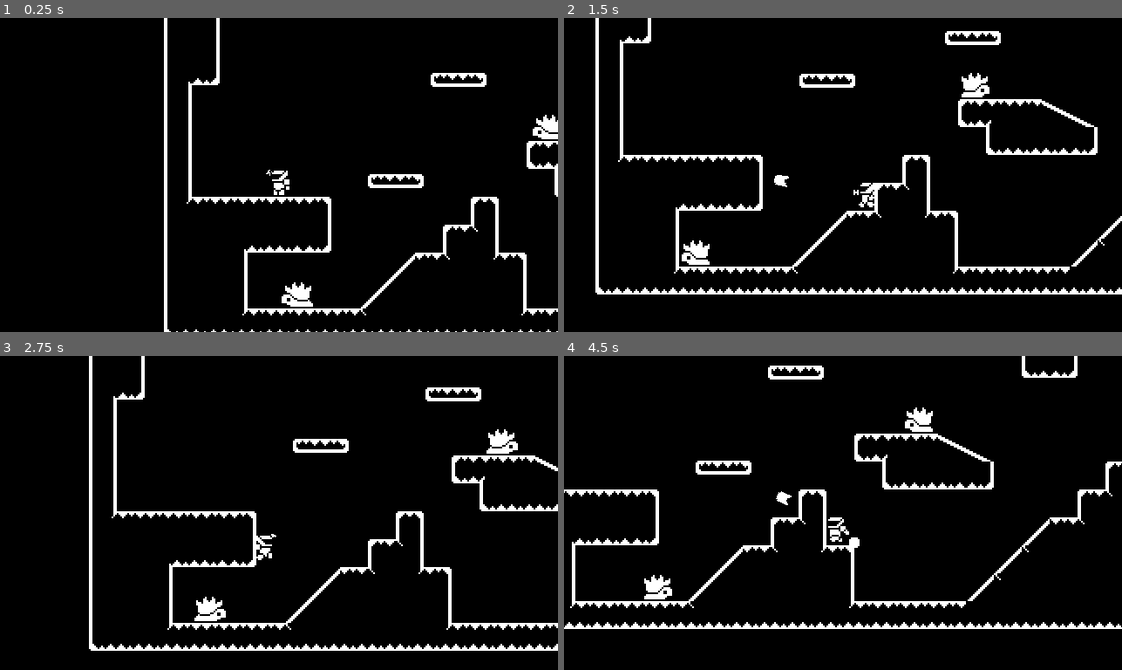
Above: before the commit, frames 1-4 (two rows, left to right).
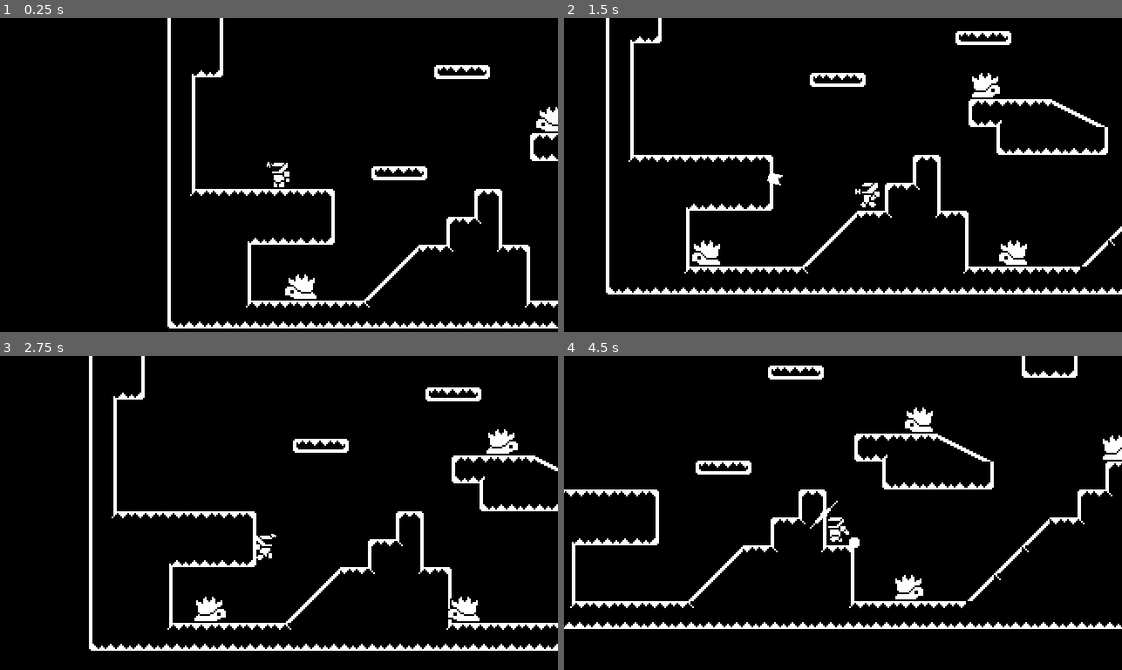
Above: after the commit, the same moments.

Repository: K750i/1-Bit-Metroidvania
Game: Godot game, scene res://src/World/World.tscn
Two runs of this game, one before a commit and one after it. Both use one fixed random seed, a clock stepped at 60 frames per second and the inputs below.
Inputs (mouse positions are in pixels of both pictures, inside the frame that each line leads up to):
- Up to frame 1 (0.25 s): no input
- Up to frame 2 (1.5 s): move the mouse to (965, 159) at 0.52 s; hold W (up) 0.53-1.28 s; hold D (right) from 0.53 s (still down); move the mouse to (731, 190) at 1.27 s; click (731, 190) at 1.35 s
- Up to frame 3 (2.75 s): tap W (up) at 1.52, 1.55, 1.82 s; move the mouse to (334, 443) at 2.02 s; release D (right) at 2.03 s; hold A (left) from 2.03 s (still down); hold W (up) from 2.03 s (still down)
- Up to frame 4 (4.5 s): move the mouse to (815, 575) at 2.77 s; release A (left) at 2.78 s; release W (up) at 2.78 s; hold D (right) 2.78-4.28 s; click (815, 575) at 2.85 s; tap W (up) at 3.02, 3.05, 3.32 s; move the mouse to (1010, 560) at 3.52 s; hold W (up) 3.53-4.28 s; move the mouse to (675, 465) at 4.27 s; hold A (left) from 4.28 s (still down); click (675, 465) at 4.35 s

The runs differ from the first frame. In frame 1, 8.2% of the frame differs, in the area x 29-100%, y 0-100%; in frame 2, 6.3%; in frame 3, 0.3%; in frame 4, 0.8%.

Commit message:
Add hitbox, hurtbox, explosion and jump effects

Diff:
--- a/project.godot
+++ b/project.godot
@@ -64,6 +64,8 @@
 
 2d_physics/layer_1="Player"
 2d_physics/layer_2="World"
+2d_physics/layer_3="PlayerHurtbox"
+2d_physics/layer_4="EnemyHurtbox"
 
 [physics]
 
--- /dev/null
+++ b/src/CollisionBoxes/Hitbox.gd
@@ -0,0 +1,10 @@
+extends Area2D
+
+const Explosion: PackedScene = preload("res://src/Effects/ExplosionEffect.tscn")
+export var damage := 1
+
+
+func _on_area_entered(hurtbox: Area2D) -> void:
+	hurtbox.emit_signal("hit", damage)
+	Utils.instance_scene_on_main(Explosion, owner.position)
+	owner.queue_free()
--- /dev/null
+++ b/src/CollisionBoxes/Hitbox.tscn
@@ -0,0 +1,12 @@
+[gd_scene load_steps=2 format=2]
+
+[ext_resource path="res://src/CollisionBoxes/Hitbox.gd" type="Script" id=1]
+
+[node name="Hitbox" type="Area2D"]
+collision_layer = 0
+collision_mask = 0
+script = ExtResource( 1 )
+
+[node name="Collider" type="CollisionShape2D" parent="."]
+
+[connection signal="area_entered" from="." to="." method="_on_area_entered"]
--- /dev/null
+++ b/src/CollisionBoxes/Hurtbox.gd
@@ -0,0 +1,4 @@
+extends Area2D
+
+# warning-ignore:unused_signal (called from hitbox)
+signal hit(damage)
--- /dev/null
+++ b/src/CollisionBoxes/Hurtbox.tscn
@@ -0,0 +1,10 @@
+[gd_scene load_steps=2 format=2]
+
+[ext_resource path="res://src/CollisionBoxes/Hurtbox.gd" type="Script" id=1]
+
+[node name="Hurtbox" type="Area2D"]
+collision_layer = 0
+collision_mask = 0
+script = ExtResource( 1 )
+
+[node name="Collider" type="CollisionShape2D" parent="."]
--- /dev/null
+++ b/src/Effects/ExplosionEffect.tscn
@@ -0,0 +1,61 @@
+[gd_scene load_steps=5 format=2]
+
+[ext_resource path="res://src/Effects/Effect.tscn" type="PackedScene" id=1]
+[ext_resource path="res://Assets/ExplosionEffect.png" type="Texture" id=2]
+
+[sub_resource type="Animation" id=1]
+length = 0.001
+tracks/0/type = "value"
+tracks/0/path = NodePath("Sprite:frame")
+tracks/0/interp = 1
+tracks/0/loop_wrap = true
+tracks/0/imported = false
+tracks/0/enabled = true
+tracks/0/keys = {
+"times": PoolRealArray( 0 ),
+"transitions": PoolRealArray( 1 ),
+"update": 0,
+"values": [ 1 ]
+}
+
+[sub_resource type="Animation" id=2]
+resource_name = "explode"
+length = 0.5
+tracks/0/type = "value"
+tracks/0/path = NodePath("Sprite:frame")
+tracks/0/interp = 1
+tracks/0/loop_wrap = true
+tracks/0/imported = false
+tracks/0/enabled = true
+tracks/0/keys = {
+"times": PoolRealArray( 0, 0.1, 0.2, 0.3, 0.4 ),
+"transitions": PoolRealArray( 1, 1, 1, 1, 1 ),
+"update": 1,
+"values": [ 0, 1, 2, 3, 4 ]
+}
+tracks/1/type = "method"
+tracks/1/path = NodePath(".")
+tracks/1/interp = 1
+tracks/1/loop_wrap = true
+tracks/1/imported = false
+tracks/1/enabled = true
+tracks/1/keys = {
+"times": PoolRealArray( 0.5 ),
+"transitions": PoolRealArray( 1 ),
+"values": [ {
+"args": [  ],
+"method": "queue_free"
+} ]
+}
+
+[node name="ExplosionEffect" instance=ExtResource( 1 )]
+
+[node name="Sprite" parent="." index="0"]
+texture = ExtResource( 2 )
+hframes = 5
+frame = 1
+
+[node name="AnimationPlayer" parent="." index="1"]
+autoplay = "explode"
+anims/RESET = SubResource( 1 )
+anims/explode = SubResource( 2 )
--- /dev/null
+++ b/src/Effects/JumpEffect.tscn
@@ -0,0 +1,62 @@
+[gd_scene load_steps=5 format=2]
+
+[ext_resource path="res://src/Effects/Effect.tscn" type="PackedScene" id=1]
+[ext_resource path="res://Assets/JumpEffect.png" type="Texture" id=2]
+
+[sub_resource type="Animation" id=1]
+length = 0.001
+tracks/0/type = "value"
+tracks/0/path = NodePath("Sprite:frame")
+tracks/0/interp = 1
+tracks/0/loop_wrap = true
+tracks/0/imported = false
+tracks/0/enabled = true
+tracks/0/keys = {
+"times": PoolRealArray( 0 ),
+"transitions": PoolRealArray( 1 ),
+"update": 0,
+"values": [ 1 ]
+}
+
+[sub_resource type="Animation" id=2]
+resource_name = "jump"
+length = 0.4
+tracks/0/type = "value"
+tracks/0/path = NodePath("Sprite:frame")
+tracks/0/interp = 1
+tracks/0/loop_wrap = true
+tracks/0/imported = false
+tracks/0/enabled = true
+tracks/0/keys = {
+"times": PoolRealArray( 0, 0.1, 0.2, 0.3 ),
+"transitions": PoolRealArray( 1, 1, 1, 1 ),
+"update": 1,
+"values": [ 0, 1, 2, 3 ]
+}
+tracks/1/type = "method"
+tracks/1/path = NodePath(".")
+tracks/1/interp = 1
+tracks/1/loop_wrap = true
+tracks/1/imported = false
+tracks/1/enabled = true
+tracks/1/keys = {
+"times": PoolRealArray( 0.4 ),
+"transitions": PoolRealArray( 1 ),
+"values": [ {
+"args": [  ],
+"method": "queue_free"
+} ]
+}
+
+[node name="JumpEffect" instance=ExtResource( 1 )]
+
+[node name="Sprite" parent="." index="0"]
+position = Vector2( 0, -8 )
+texture = ExtResource( 2 )
+hframes = 4
+frame = 1
+
+[node name="AnimationPlayer" parent="." index="1"]
+autoplay = "jump"
+anims/RESET = SubResource( 1 )
+anims/jump = SubResource( 2 )
--- a/src/Enemies/Enemy.gd
+++ b/src/Enemies/Enemy.gd
@@ -3,3 +3,7 @@
 export var MAX_SPEED := 15
 
 var motion := Vector2.ZERO
+
+
+func _on_Hurtbox_hit(damage) -> void:
+	queue_free()
--- a/src/Enemies/Enemy.tscn
+++ b/src/Enemies/Enemy.tscn
@@ -1,6 +1,7 @@
-[gd_scene load_steps=2 format=2]
+[gd_scene load_steps=3 format=2]
 
 [ext_resource path="res://src/Enemies/Enemy.gd" type="Script" id=1]
+[ext_resource path="res://src/CollisionBoxes/Hurtbox.tscn" type="PackedScene" id=2]
 
 [node name="Enemy" type="KinematicBody2D"]
 script = ExtResource( 1 )
@@ -11,3 +12,8 @@
 [node name="Collider" type="CollisionShape2D" parent="."]
 
 [node name="AnimationPlayer" type="AnimationPlayer" parent="."]
+
+[node name="Hurtbox" parent="." instance=ExtResource( 2 )]
+collision_layer = 8
+
+[connection signal="hit" from="Hurtbox" to="." method="_on_Hurtbox_hit"]
--- a/src/Enemies/WalkingEnemy.tscn
+++ b/src/Enemies/WalkingEnemy.tscn
@@ -39,6 +39,9 @@
 "update": 1,
 "values": [ 1, 0 ]
 }
+
+[sub_resource type="RectangleShape2D" id=4]
+extents = Vector2( 8, 6.5 )
 
 [node name="WalkingEnemy" instance=ExtResource( 1 )]
 collision_layer = 0
@@ -83,3 +86,9 @@
 enabled = true
 cast_to = Vector2( -6, 0 )
 collision_mask = 2
+
+[node name="Collider" parent="Hurtbox" index="0"]
+position = Vector2( 0, -7.5 )
+shape = SubResource( 4 )
+
+[editable path="Hurtbox"]
--- a/src/Player/Player.gd
+++ b/src/Player/Player.gd
@@ -1,6 +1,7 @@
 extends KinematicBody2D
 
 const DustEffect: PackedScene = preload("res://src/Effects/DustEffect.tscn")
+const JumpEffect: PackedScene = preload("res://src/Effects/JumpEffect.tscn")
 const PlayerBullet: PackedScene = preload("res://src/Player/PlayerBullet.tscn")
 
 export var FRICTION := 0.25
@@ -74,6 +75,7 @@
 func jump(input_vector: Vector2) -> void:
 	if input_vector.y < 0.0:
 		motion.y = input_vector.y * SPEED.y
+		Utils.instance_scene_on_main(JumpEffect, position)
 	if Input.is_action_just_released("up") and motion.y < 0.0:
 		motion.y = 0.0
 
--- a/src/Player/PlayerBullet.tscn
+++ b/src/Player/PlayerBullet.tscn
@@ -35,6 +35,9 @@
 "values": [ 0, 1 ]
 }
 
+[sub_resource type="RectangleShape2D" id=3]
+extents = Vector2( 3, 2 )
+
 [node name="PlayerBullet" instance=ExtResource( 2 )]
 
 [node name="Sprite" parent="." index="0"]
@@ -46,3 +49,13 @@
 autoplay = "fire"
 anims/RESET = SubResource( 1 )
 anims/fire = SubResource( 2 )
+
+[node name="Hitbox" parent="." index="3"]
+collision_mask = 10
+
+[node name="Collider" parent="Hitbox" index="0"]
+shape = SubResource( 3 )
+
+[connection signal="body_entered" from="Hitbox" to="." method="_on_Hitbox_body_entered"]
+
+[editable path="Hitbox"]
--- a/src/Player/Projectile.gd
+++ b/src/Player/Projectile.gd
@@ -1,5 +1,6 @@
 extends Node2D
 
+const Explosion: PackedScene = preload("res://src/Effects/ExplosionEffect.tscn")
 var velocity := Vector2.ZERO
 
 
@@ -9,3 +10,8 @@
 
 func _on_VisibilityNotifier2D_viewport_exited(_viewport: Viewport) -> void:
 	queue_free()
+
+
+func _on_Hitbox_body_entered(body: Node) -> void:
+	Utils.instance_scene_on_main(Explosion, position)
+	queue_free()
--- a/src/Player/Projectile.tscn
+++ b/src/Player/Projectile.tscn
@@ -1,6 +1,7 @@
-[gd_scene load_steps=2 format=2]
+[gd_scene load_steps=3 format=2]
 
 [ext_resource path="res://src/Player/Projectile.gd" type="Script" id=1]
+[ext_resource path="res://src/CollisionBoxes/Hitbox.tscn" type="PackedScene" id=2]
 
 [node name="Projectile" type="Node2D"]
 script = ExtResource( 1 )
@@ -13,4 +14,6 @@
 [node name="VisibilityNotifier2D" type="VisibilityNotifier2D" parent="."]
 rect = Rect2( -4, -4, 8, 8 )
 
+[node name="Hitbox" parent="." instance=ExtResource( 2 )]
+
 [connection signal="viewport_exited" from="VisibilityNotifier2D" to="." method="_on_VisibilityNotifier2D_viewport_exited"]
--- a/src/World/World.tscn
+++ b/src/World/World.tscn
@@ -43,26 +43,28 @@
 [node name="World" type="Node"]
 script = ExtResource( 3 )
 
-[node name="MovingPlatform" parent="." instance=ExtResource( 4 )]
+[node name="MovingPlatforms" type="Node" parent="."]
+
+[node name="MovingPlatform" parent="MovingPlatforms" instance=ExtResource( 4 )]
 position = Vector2( 133, 104 )
 
-[node name="MovingPlatform2" parent="." instance=ExtResource( 4 )]
+[node name="MovingPlatform2" parent="MovingPlatforms" instance=ExtResource( 4 )]
 position = Vector2( 168, 45 )
 
-[node name="Path2D" parent="MovingPlatform2" index="1"]
+[node name="Path2D" parent="MovingPlatforms/MovingPlatform2" index="1"]
 curve = ExtResource( 5 )
 
-[node name="AnimationPlayer" parent="MovingPlatform2" index="2"]
+[node name="AnimationPlayer" parent="MovingPlatforms/MovingPlatform2" index="2"]
 anims/RESET = SubResource( 1 )
 anims/move = SubResource( 2 )
 
 [node name="Camera" type="Camera2D" parent="."]
-position = Vector2( 66, 94 )
+position = Vector2( 64, 104 )
 current = true
 smoothing_enabled = true
 
 [node name="Player" parent="." instance=ExtResource( 1 )]
-position = Vector2( 66, 102 )
+position = Vector2( 64, 112 )
 SPEED = Vector2( 100, 250 )
 
 [node name="CameraFollow" parent="Player" index="4"]
@@ -74,11 +76,17 @@
 [node name="TileMap" parent="." instance=ExtResource( 2 )]
 tile_data = PoolIntArray( -65536, 0, 0, -65535, 0, 5, -65534, 0, 196609, -65533, 0, 196609, -65532, 0, 196609, -65531,  …(2430 unchanged characters)…
 
+[node name="WalkingEnemy2" parent="." instance=ExtResource( 6 )]
+position = Vector2( 224, 80 )
+
+[node name="WalkingEnemy4" parent="." instance=ExtResource( 6 )]
+position = Vector2( 368, 96 )
+
+[node name="WalkingEnemy3" parent="." instance=ExtResource( 6 )]
+position = Vector2( 256, 176 )
+
 [node name="WalkingEnemy" parent="." instance=ExtResource( 6 )]
 position = Vector2( 80, 176 )
 
-[node name="WalkingEnemy2" parent="." instance=ExtResource( 6 )]
-position = Vector2( 224, 80 )
-
-[editable path="MovingPlatform2"]
+[editable path="MovingPlatforms/MovingPlatform2"]
 [editable path="Player"]
Not shown: 1 places in src/Enemies/WalkingEnemy.tscn that only renumber resources
Not shown: 1 places in src/Player/PlayerBullet.tscn that only renumber resources
